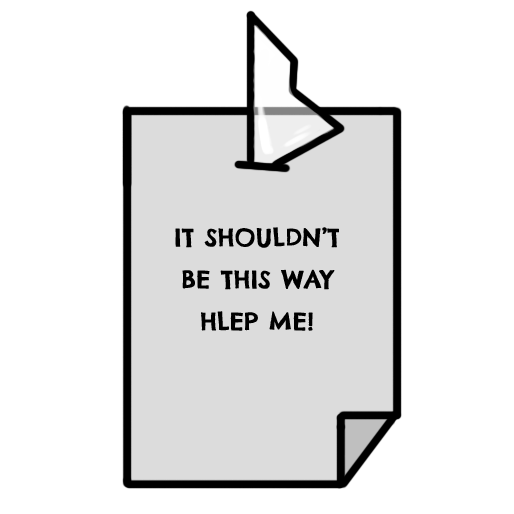
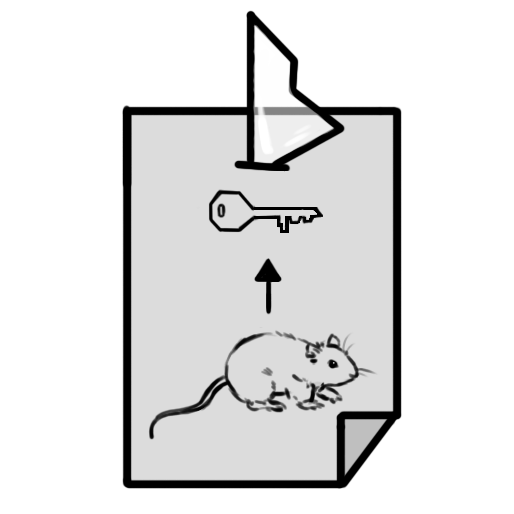
Layers edited between the first and the second 514px x 514px image:
added layer "图层 6" above "图层 5" over [148, 189, 378, 440]
painted on "图层 5" over [175, 206, 356, 348]
painted on "图层 4" over [265, 171, 290, 173]
